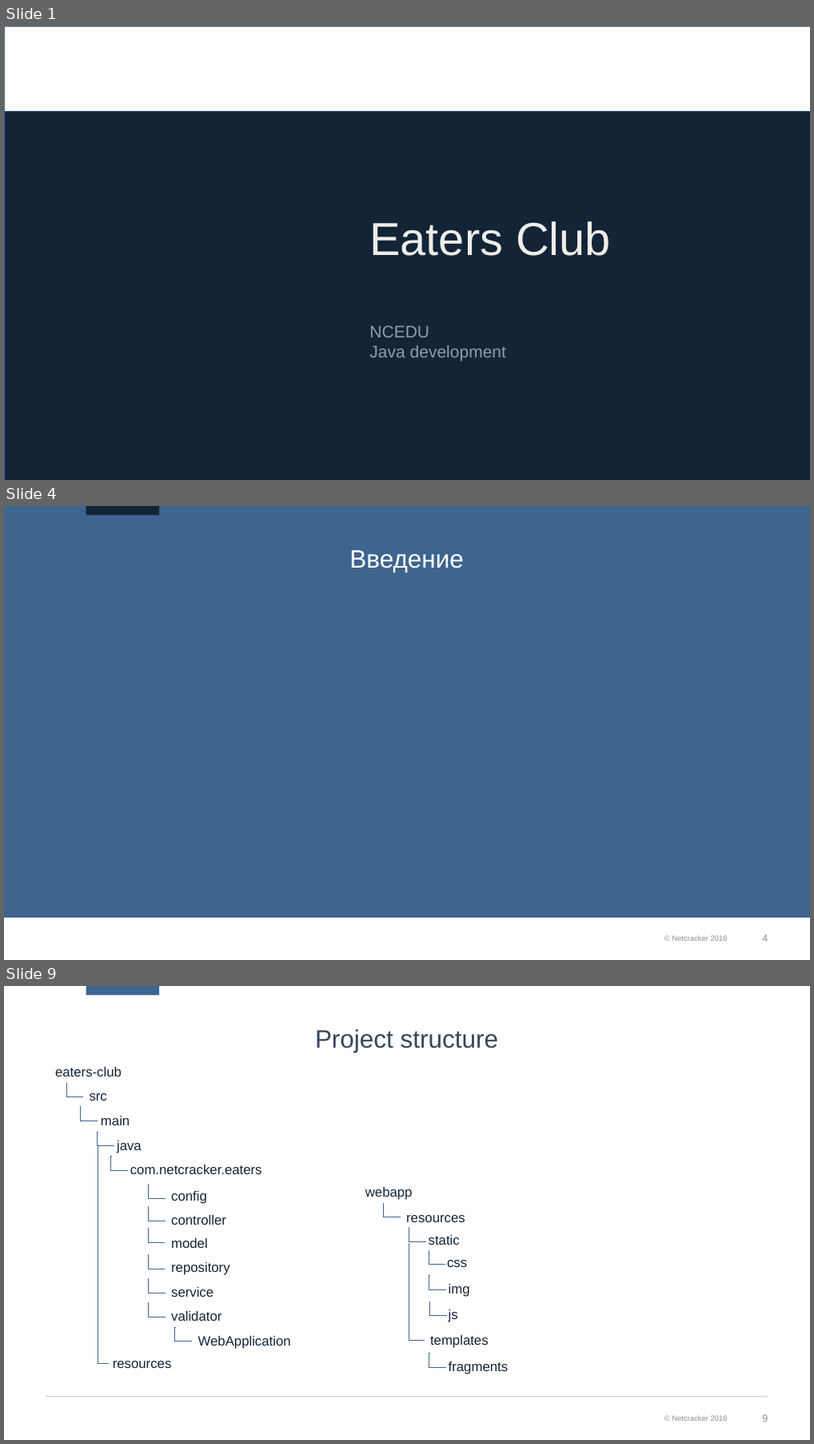
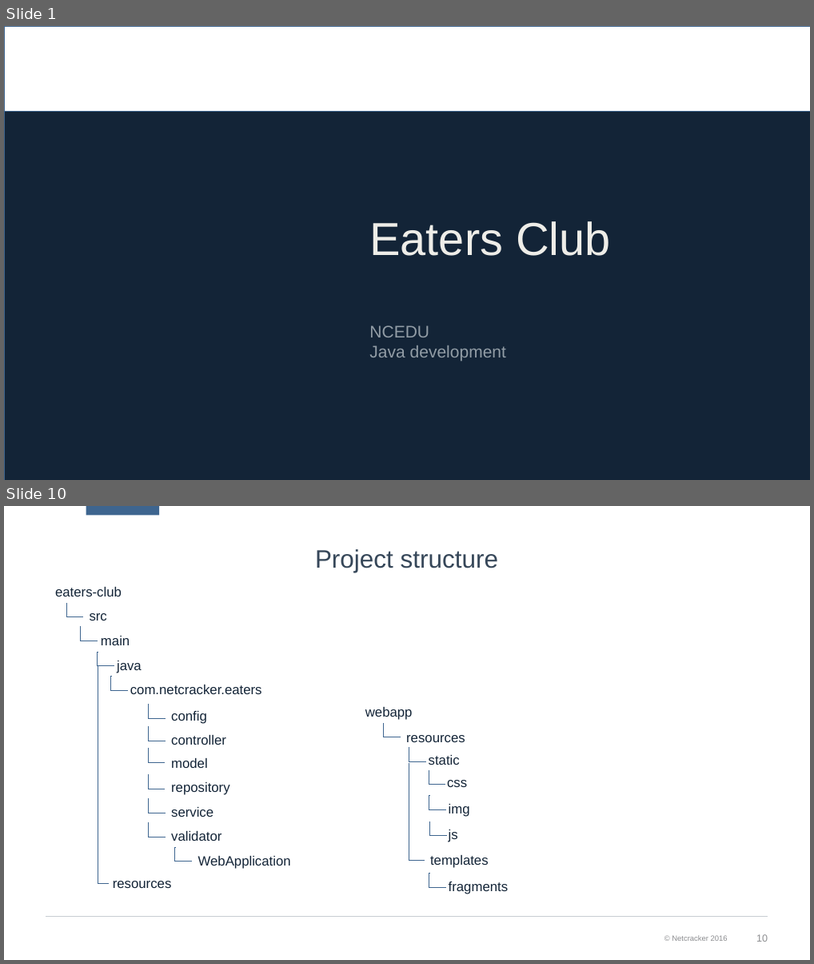
Before and after one commit to ncedu-tlt/2018-eaters-club, a slide deck: Eaters_Club_v0.1.pptx. Shown one above the other, each under a label of ours: slides 1, 4 and 9 before the commit, slides 1 and 10 after it; the slides between them are not shown. The pictures are 814x1444 and 814x964 pixels, drawn with LibreOffice and Linux fonts; fonts in the diff are those of the drawing; background and template pictures are left out; a plain dark background stands for a picture behind light text. Boxes give left, top, right and bottom in pixels: in the first picture for what was removed or moved away, otherwise in the second. Text is boxed around its words. In the diff, an @@ line names an element or a change of style, - is before the commit and + after.

```diff
--- a/Eaters_Club_v0.1.pptx
+++ b/Eaters_Club_v0.1.pptx
@@ slide 4 removed at <box>4,506,810,960</box>, background #FFFFFF; not listed: 2 template elements that a slide beside it also shows @@
@@ rectangle removed at <box>4,506,810,917</box> @@
@@ rectangle removed at <box>86,506,159,515</box> @@
@@ title removed at <box>350,550,464,572</box> @@
-Введение
@@ what was slide 9 is now slide 10 @@
@@ page number at <box>757,934,768,941</box>: text changed @@
-9
+10
```
Also in this commit, not shown: 7 slides changed, 2 slides added.
